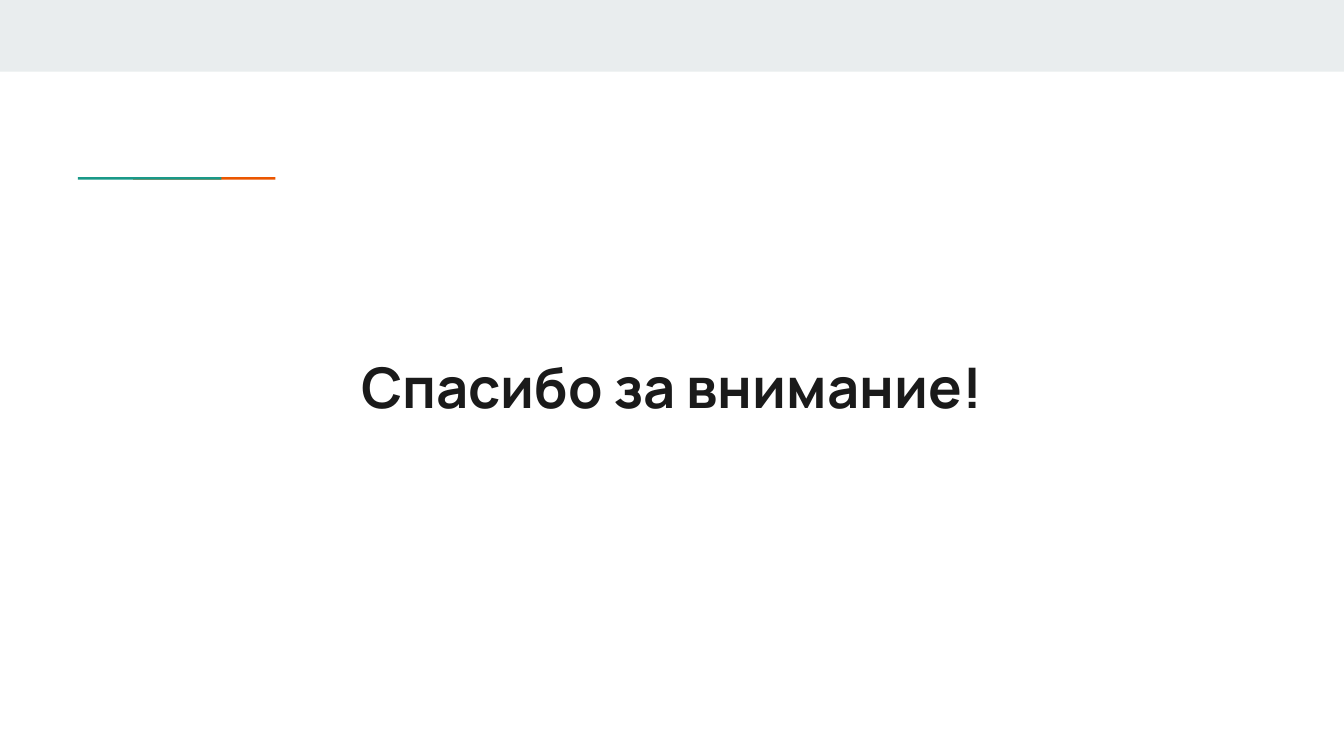
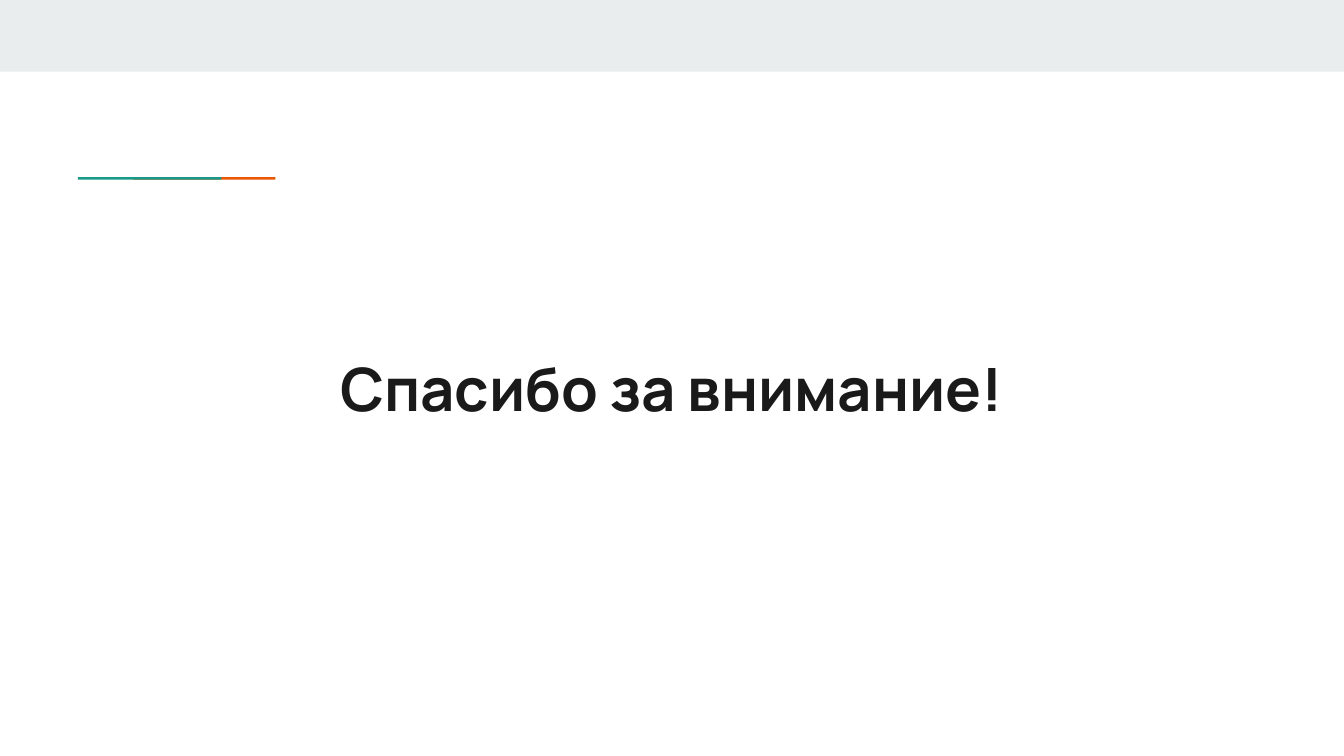
Before and after one commit to rusnlp/hse_nis, a slide deck: slide 14 of presentations/RUSNLP.pptx. Drawn at 1344x756 pixels with LibreOffice and Linux fonts; fonts in the diff are those of the drawing. Boxes give left, top, right and bottom in pixels: in the first picture for what was removed or moved away, otherwise in the second. Text is boxed around its words. In the diff, an @@ line names an element or a change of style, - is before the commit and + after.

```diff
--- a/presentations/RUSNLP.pptx
+++ b/presentations/RUSNLP.pptx
@@ title "Спасибо за внимание!" at (340,367,1003,412): size 30 to 32 pt @@
```
Also in this commit, not shown: 4 other slides changed.
